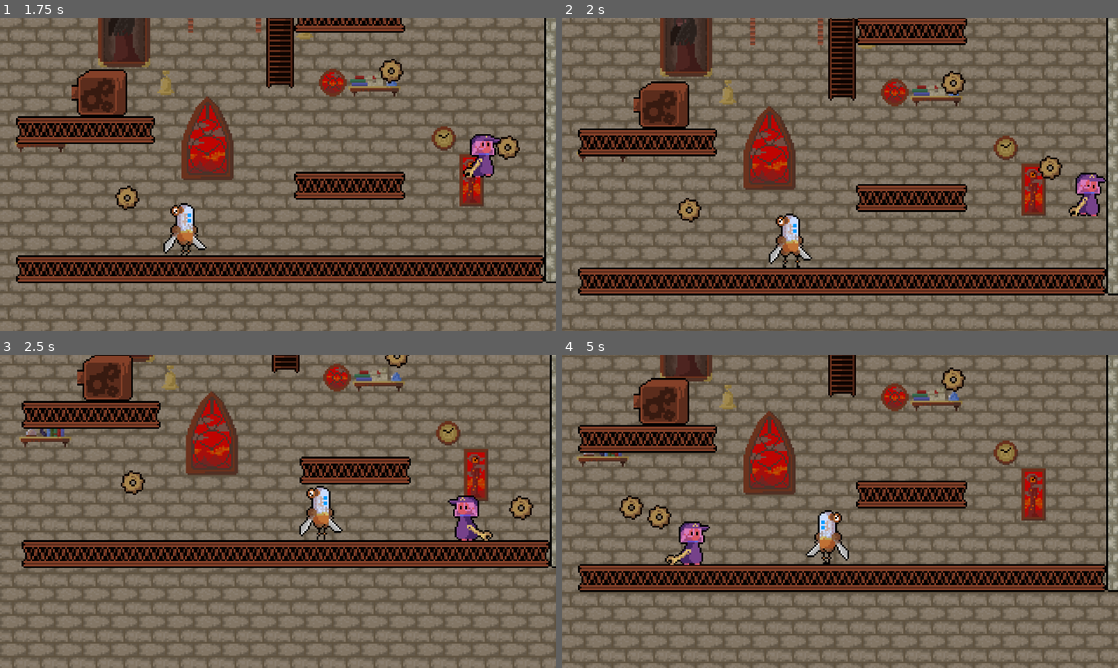
Above: before the commit, frames 1-4 (two rows, left to right).
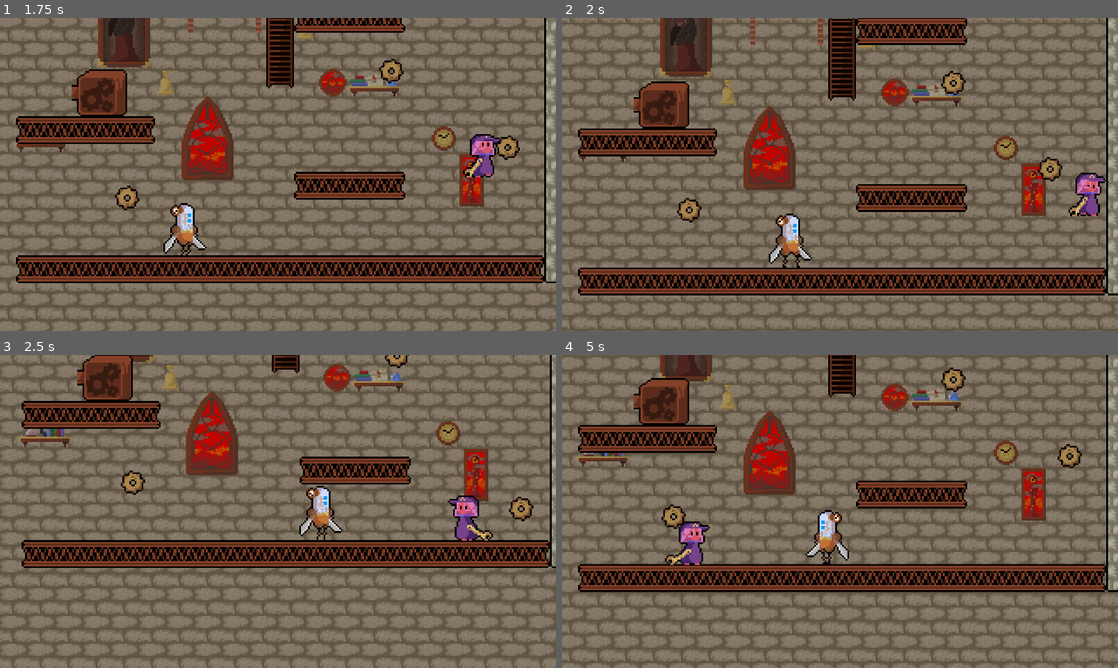
Above: after the commit, the same moments.

Repository: KingKiwiThe5th/Countdown
Game: Godot game, scene res://Scenes/main.tscn
Same seed, same stepped clock (60 frames per second), same inputs: the game is played once before the commit and once after it.
Inputs:
- Up to frame 1 (1.75 s): hold W (climb) 0.53-1.28 s; hold D (right) from 0.53 s (still down); tap Space (jump) at 0.77, 1.52 s; tap E (select) at 1.35 s
- Up to frame 2 (2 s): keep holding D (right)
- Up to frame 3 (2.5 s): release D (right) at 2.03 s; hold A (left) from 2.03 s (still down); hold W (climb) from 2.03 s (still down)
- Up to frame 4 (5 s): release W (climb) at 2.78 s; tap E (select) at 2.85, 4.35 s; tap Space (jump) at 3.02, 3.77, 4.52 s; hold W (climb) 3.53-4.28 s; release A (left) at 4.28 s; hold D (right) from 4.28 s (still down)

Frame 1 is identical in both runs. In frame 2, 0.1% of the frame differs, in the area x 85-90%, y 44-53%; in frame 3, less than 0.1%; in frame 4, 0.9%, in the area x 10-94%, y 28-56%.

Commit message:
lose gears after death, killzone doesnt work for some reason

Diff:
--- /dev/null
+++ b/Killzone.gd
@@ -0,0 +1,7 @@
+extends Area2D
+
+func _on_body_entered(body: Node2D) -> void:
+	print ("good")
+	if body.name == "Player":
+		print ("gooder")
+		body.die()
--- /dev/null
+++ b/Scenes/Killzone.tscn
@@ -0,0 +1,6 @@
+[gd_scene load_steps=2 format=3 uid="uid://dxq33cuvlwhfv"]
+
+[ext_resource type="Script" uid="uid://dv7l88fbdtxjo" path="res://Killzone.gd" id="1_gf172"]
+
+[node name="KillZone" type="Area2D"]
+script = ExtResource("1_gf172")
--- a/Scenes/gearbox.tscn
+++ b/Scenes/gearbox.tscn
@@ -80,9 +80,12 @@
 }]
 
 [sub_resource type="RectangleShape2D" id="RectangleShape2D_3yhjx"]
-size = Vector2(48, 47)
+size = Vector2(37, 33)
 
 [sub_resource type="FontFile" id="FontFile_bs77s"]
+subpixel_positioning = 0
+msdf_pixel_range = 14
+msdf_size = 128
 cache/0/10/0/ascent = 0.0
 cache/0/10/0/descent = 0.0
 cache/0/10/0/underline_position = 0.0
@@ -128,6 +131,7 @@
 script = ExtResource("5_bs77s")
 
 [node name="CollisionShape2D" type="CollisionShape2D" parent="Area2D"]
+position = Vector2(-0.5, 1.5)
 shape = SubResource("RectangleShape2D_3yhjx")
 debug_color = Color(1.01075e-06, 0.531399, 1.05888e-06, 0.419608)
 
--- a/Scenes/main.tscn
+++ b/Scenes/main.tscn
@@ -13,6 +13,7 @@
 [ext_resource type="Texture2D" uid="uid://dlt2oiv5m6xdd" path="res://Assets/background_assets/backgroundBricksLarge.png" id="9_ynf5e"]
 [ext_resource type="Texture2D" uid="uid://bgr43tea8nujl" path="res://Assets/background_assets/backgroundAssets.png" id="10_hptm8"]
 [ext_resource type="PackedScene" uid="uid://cqmeov0x16lyn" path="res://Scenes/lift.tscn" id="11_d1ilt"]
+[ext_resource type="PackedScene" uid="uid://dxq33cuvlwhfv" path="res://Scenes/Killzone.tscn" id="14_jkdf5"]
 
 [sub_resource type="TileSetAtlasSource" id="TileSetAtlasSource_fdnlq"]
 texture = ExtResource("1_6iyac")
@@ -128,6 +129,8 @@
 [sub_resource type="TileSet" id="TileSet_6iyac"]
 sources/1 = SubResource("TileSetAtlasSource_d1ilt")
 
+[sub_resource type="WorldBoundaryShape2D" id="WorldBoundaryShape2D_jkdf5"]
+
 [node name="Main" type="Node2D"]
 
 [node name="TileMap" type="TileMap" parent="."]
@@ -216,3 +219,9 @@
 position = Vector2(0, -4)
 tile_map_data = PackedByteArray("AAACAPz/AQAAAAAAAAACAP3/AQAAAAEAAAACAP7/AQAAAAIAAAADAPz/AQABAAAAAAADAP3/AQABAAEAAAADAP …(272 unchanged characters)…
 tile_set = SubResource("TileSet_6iyac")
+
+[node name="KillZone" parent="." instance=ExtResource("14_jkdf5")]
+position = Vector2(-54, 60)
+
+[node name="CollisionShape2D" type="CollisionShape2D" parent="KillZone"]
+shape = SubResource("WorldBoundaryShape2D_jkdf5")
--- a/Scripts/Gear.gd
+++ b/Scripts/Gear.gd
@@ -1,10 +1,12 @@
 extends Area2D
 
+@onready var base_position: Vector2 = global_position
 var player = null
 var following = false
 # attempt to make it follow after each other. didnt really work. might come back to it
 var leader = null
 var using = null
+var resetting = false
 func _process(delta):
 	var check_bodies = get_overlapping_bodies()
 	for body in check_bodies:
@@ -18,6 +20,12 @@
 				player.hasGear = true
 			else:
 				leader = player
+	if resetting:
+		if resetting:
+			global_position = global_position.lerp(base_position, delta * 6)
+			if global_position.distance_to(base_position) < 2:
+				global_position = base_position
+				resetting = false
 
 
 
@@ -25,7 +33,6 @@
 		var slot = player.gears.find(self)
 		var offset = (slot + 1) * 20
 		var target = player.global_position + Vector2(offset * player.facing, 0)
-		target.y += sin(Time.get_ticks_msec() * 0.05) * 5
 		global_position = global_position.lerp(target, delta * 6)
 	#if using:
 
@@ -35,6 +42,10 @@
 	print ("done")
 	queue_free()
 
+func reset():
+	following = false
+	player = null
+	resetting = true
 
 		# player.gears.erase(self)
 		# following = false
--- a/Scripts/player.gd
+++ b/Scripts/player.gd
@@ -56,4 +56,9 @@
 	print("you died")
 	velocity.y = 0
 	position = base_position
+	for gear in gears:
+		if is_instance_valid(gear):
+			gear.reset()
+	gears.clear()
+	hasGear = false
 	LevelReset.reset_gears = true
Not shown, added: Killzone.gd.uid
Not shown: 1 places in Scenes/gear.tscn that only renumber resources
Not shown: 1 places in Scenes/main.tscn that only renumber resources
